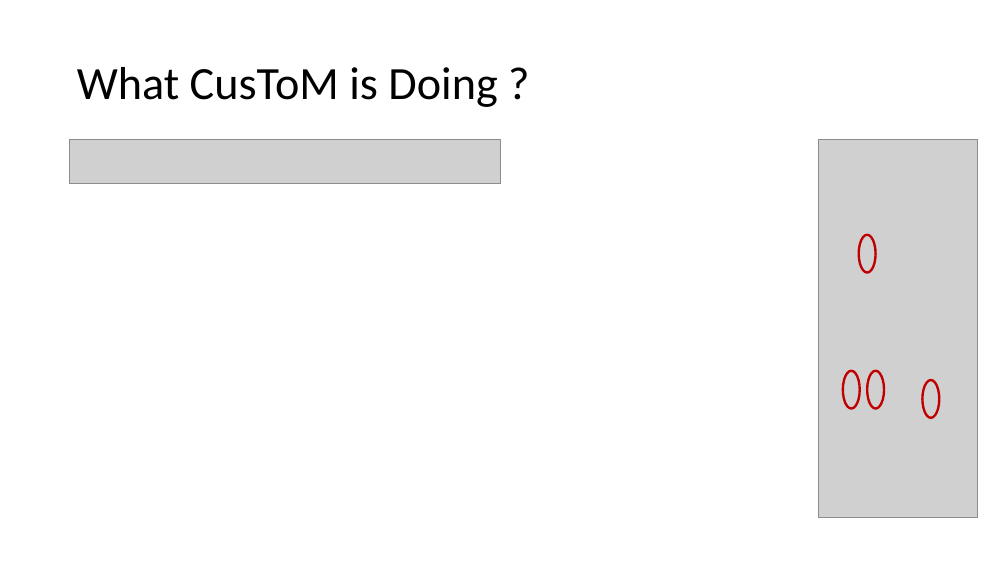
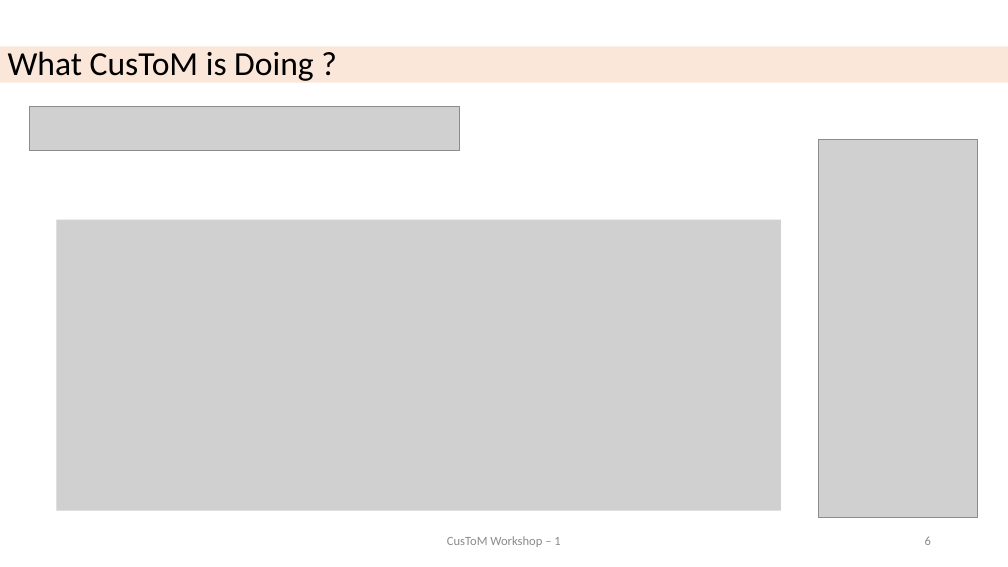
Before and after one commit to cpontonn/CusToM-Workshop, a slide deck: slide 6 of 1_KINEMATICS_AND_GEOMETRICAL_CALIBRATION.pptx. Drawn at 1008x567 pixels with LibreOffice and Linux fonts; fonts in the diff are those of the drawing; grey boxes stand for pictures. Boxes give left, top, right and bottom in pixels: in the first picture for what was removed or moved away, otherwise in the second. Text is boxed around its words. In the diff, an @@ line names an element or a change of style, - is before the commit and + after.

```diff
--- a/1_KINEMATICS_AND_GEOMETRICAL_CALIBRATION.pptx
+++ b/1_KINEMATICS_AND_GEOMETRICAL_CALIBRATION.pptx
@@ title "What CusToM is Doing ?": place and size @@
-title "What CusToM is Doing ?" at (77, 67, 497, 107)
+title "What CusToM is Doing ?" at (0, 46, 1008, 82)
@@ title "What CusToM is Doing ?" at (0, 46, 1008, 82): size 44 to 32 pt; fill none to #ED7D31 at 18% opacity @@
@@ picture: place and size @@
-picture at (70, 140, 501, 184)
+picture at (29, 106, 460, 150)
@@ picture added at (56, 219, 781, 510) @@
@@ ellipse removed at (859, 235, 876, 273) @@
@@ ellipse removed at (843, 371, 860, 408) @@
@@ ellipse removed at (867, 371, 884, 408) @@
@@ ellipse removed at (923, 380, 939, 418) @@
@@ text added at (447, 536, 560, 547), 12 pt, text #8C8C8C @@
+CusToM Workshop – 1
@@ page number added at (925, 536, 931, 545), 12 pt, text #8C8C8C @@
+6
```
Also in this commit, not shown: 4 other slides changed, 15 slides added, 5 slides removed, 57 other files.
